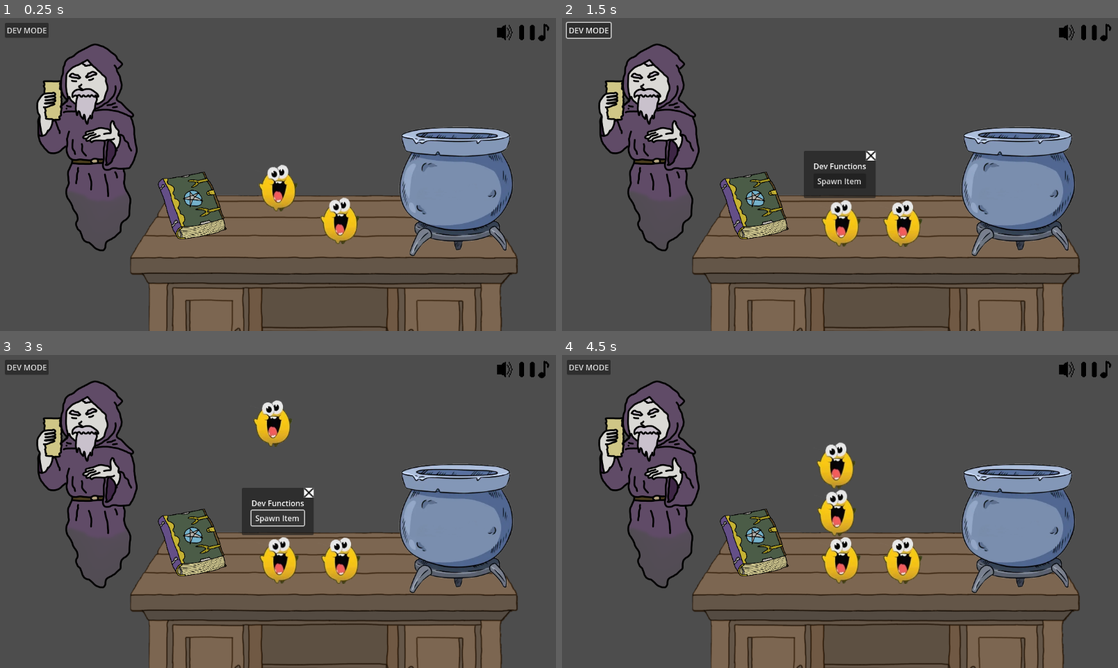
Above: before the commit, frames 1-4 (two rows, left to right).
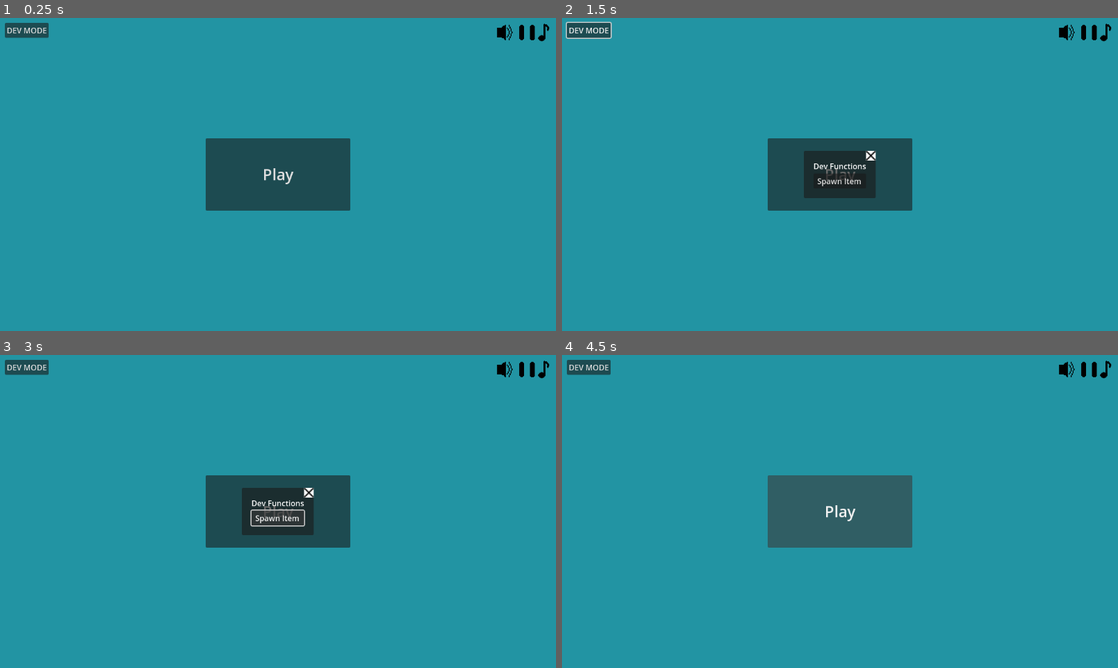
Above: after the commit, the same moments.

Repository: SanchotEm/intern_of_alchemist
Game: Godot game, scene res://Base/main.tscn
The game is run twice, just before and just after one commit, with the same random seed, the same clock (stepped at 60 frames per second) and the same inputs.
Inputs (mouse positions are in pixels of both pictures, inside the frame that each line leads up to):
- Up to frame 1 (0.25 s): no input
- Up to frame 2 (1.5 s): click "DEV MODE" at 0.5 s; click (1067, 33) at 1.25 s
- Up to frame 3 (3 s): click (528, 370) at 2 s; click (278, 511) at 2.75 s, where only the run after the commit has a clickable "Play"
- Up to frame 4 (4.5 s): click (840, 511) at 3.5 s, where only the run after the commit has a clickable "Play"; click (873, 492) at 4.25 s

The runs differ from the first frame. In frame 1, 100% of the frame differs, in the area x 0-100%, y 0-100%; in frame 2, 98%; in frame 3, 98%; in frame 4, 100%.

Commit message:
stats, achievements, and menu
all sorts of new fun toys to play with

Diff:
--- a/Base/MusicPlayer.gd
+++ b/Base/MusicPlayer.gd
@@ -2,6 +2,8 @@
 extends AudioStreamPlayer
 
 func _ready() -> void:
+	await SignalBus.volume_system_ready
+	play()
 	SignalBus.play_pause_music_toggled.connect(_on_play_pause_toggled)
 	SignalBus.emit_signal("music_playback_changed", playing)
 
--- /dev/null
+++ b/Base/achievements/achievement_resource.gd
@@ -0,0 +1,9 @@
+class_name AchievementResource
+extends Resource
+
+@export var id: String = ""
+@export var title: String = ""
+@export var description: String = ""
+@export var trigger_event: String = "" # The event that can unlock this
+@export var required_stat: String = "" # Optional stat to check
+@export var required_stat_value: int = 1
--- /dev/null
+++ b/Base/achievements/achievement_resource.tres
@@ -0,0 +1,12 @@
+[gd_resource type="Resource" script_class="AchievementResource" load_steps=2 format=3 uid="uid://cnkgyh4c7cbtg"]
+
+[ext_resource type="Script" uid="uid://dyyr6l2j38vyf" path="res://Base/achievements/achievement_resource.gd" id="1_g8c0r"]
+
+[resource]
+script = ExtResource("1_g8c0r")
+id = ""
+title = ""
+description = ""
+trigger_event = ""
+required_stat = ""
+required_stat_value = 1
--- /dev/null
+++ b/Base/achievements/item_collector.tres
@@ -0,0 +1,13 @@
+[gd_resource type="Resource" script_class="AchievementResource" load_steps=2 format=3 uid="uid://cpshq0erlet0j"]
+
+[ext_resource type="Script" uid="uid://dyyr6l2j38vyf" path="res://Base/achievements/achievement_resource.gd" id="1_5c1yw"]
+
+[resource]
+script = ExtResource("1_5c1yw")
+id = "item_collector"
+title = "Item Collector"
+description = "Picked up 10 items"
+trigger_event = "items_picked_up"
+required_stat = "items_picked_up"
+required_stat_value = 10
+metadata/_custom_type_script = "uid://dyyr6l2j38vyf"
--- a/Base/main.tscn
+++ b/Base/main.tscn
@@ -20,12 +20,13 @@
 [ext_resource type="Texture2D" uid="uid://b84yt3uailgu2" path="res://Resources/Icons/XButtonSprite-0001.png" id="12_wxmdi"]
 [ext_resource type="PackedScene" uid="uid://be26rmrpdq3hi" path="res://UI/Recipes/RecipesInGrimoire.tscn" id="13_7nedf"]
 [ext_resource type="Texture2D" uid="uid://c1hsar2u0e2rg" path="res://Resources/Icons/PauseButtonSprite-0002.png" id="13_gj25o"]
-[ext_resource type="Script" uid="uid://bvlij08oj17xg" path="res://UI/RecipesGridContainer.gd" id="13_l6o11"]
+[ext_resource type="Script" path="res://UI/RecipesGridContainer.gd" id="13_l6o11"]
 [ext_resource type="Script" uid="uid://cehqcenuffuh8" path="res://UI/DevModeControl.gd" id="14_4dgd5"]
 [ext_resource type="Script" uid="uid://c41kgvuuck1eu" path="res://UI/MusicControl.gd" id="14_48dpn"]
 [ext_resource type="Texture2D" uid="uid://bcwmfvlut2sau" path="res://Resources/Icons/MusicIconSprite-0004.png" id="14_oqvj5"]
 [ext_resource type="Texture2D" uid="uid://b6cdhvw3ftbos" path="res://Resources/Scrolls/wide.png" id="15_7ly7r"]
 [ext_resource type="Script" uid="uid://r0wv7h8mkyxp" path="res://Base/DevModeCenterContainer.gd" id="24_4dgd5"]
+[ext_resource type="Script" uid="uid://g3trio6l0800" path="res://UI/MainMenu.gd" id="27_l6o11"]
 
 [sub_resource type="AudioStreamPolyphonic" id="AudioStreamPolyphonic_6c3lq"]
 
@@ -46,7 +47,6 @@
 [node name="MusicPlayer" type="AudioStreamPlayer" parent="."]
 unique_name_in_owner = true
 stream = ExtResource("2_ekk2t")
-autoplay = true
 bus = &"Music"
 parameters/looping = true
 script = ExtResource("3_fx5w4")
@@ -222,9 +222,11 @@
 script = ExtResource("13_l6o11")
 
 [node name="RecipePanelContainer" parent="UI/ScrollUIControl/ScrollMarginContainer/ScrollBackgroundTexture/MarginContainer/VBoxContainer/ScrollContainer/RecipesGridContainer" instance=ExtResource("13_7nedf")]
+custom_minimum_size = Vector2(300, 125)
 layout_mode = 2
 
 [node name="RecipePanelContainer2" parent="UI/ScrollUIControl/ScrollMarginContainer/ScrollBackgroundTexture/MarginContainer/VBoxContainer/ScrollContainer/RecipesGridContainer" instance=ExtResource("13_7nedf")]
+custom_minimum_size = Vector2(300, 125)
 layout_mode = 2
 
 [node name="ScrollXButton" type="TextureButton" parent="UI/ScrollUIControl"]
@@ -237,45 +239,78 @@
 scale = Vector2(0.75, 0.75)
 texture_normal = ExtResource("12_wxmdi")
 
-[node name="MarginContainer" type="MarginContainer" parent="UI"]
+[node name="MainMenu" type="Control" parent="UI"]
+layout_mode = 3
+anchors_preset = 15
+anchor_right = 1.0
+anchor_bottom = 1.0
+grow_horizontal = 2
+grow_vertical = 2
+script = ExtResource("27_l6o11")
+
+[node name="ColorRect" type="ColorRect" parent="UI/MainMenu"]
+layout_mode = 1
+anchors_preset = 15
+anchor_right = 1.0
+anchor_bottom = 1.0
+grow_horizontal = 2
+grow_vertical = 2
+color = Color(0.133884, 0.580968, 0.640417, 1)
+
+[node name="CenterContainer" type="CenterContainer" parent="UI/MainMenu"]
+layout_mode = 1
+anchors_preset = 15
+anchor_right = 1.0
+anchor_bottom = 1.0
+grow_horizontal = 2
+grow_vertical = 2
+
+[node name="PlayButton" type="Button" parent="UI/MainMenu/CenterContainer"]
+unique_name_in_owner = true
+custom_minimum_size = Vector2(300, 150)
+layout_mode = 2
+theme_override_font_sizes/font_size = 32
+text = "Play"
+
+[node name="TopBarUIMarginContainer" type="MarginContainer" parent="UI"]
 anchors_preset = 10
 anchor_right = 1.0
-offset_bottom = 20.0
+offset_bottom = 60.0
 grow_horizontal = 2
 theme_override_constants/margin_left = 10
 theme_override_constants/margin_top = 10
 theme_override_constants/margin_right = 10
 theme_override_constants/margin_bottom = 10
 
-[node name="VBoxContainer" type="VBoxContainer" parent="UI/MarginContainer"]
-layout_mode = 2
-
-[node name="TopBarUIContainer" type="HBoxContainer" parent="UI/MarginContainer/VBoxContainer"]
+[node name="VBoxContainer" type="VBoxContainer" parent="UI/TopBarUIMarginContainer"]
+layout_mode = 2
+
+[node name="TopBarUIContainer" type="HBoxContainer" parent="UI/TopBarUIMarginContainer/VBoxContainer"]
 layout_mode = 2
 size_flags_horizontal = 3
 size_flags_vertical = 6
 theme_override_constants/separation = 10
 alignment = 2
 
-[node name="DevMoveControl" type="Control" parent="UI/MarginContainer/VBoxContainer/TopBarUIContainer"]
+[node name="DevMoveControl" type="Control" parent="UI/TopBarUIMarginContainer/VBoxContainer/TopBarUIContainer"]
 layout_mode = 2
 size_flags_horizontal = 2
 script = ExtResource("14_4dgd5")
 
-[node name="DevModeButton" type="Button" parent="UI/MarginContainer/VBoxContainer/TopBarUIContainer/DevMoveControl"]
+[node name="DevModeButton" type="Button" parent="UI/TopBarUIMarginContainer/VBoxContainer/TopBarUIContainer/DevMoveControl"]
 unique_name_in_owner = true
 layout_mode = 0
 offset_right = 8.0
 offset_bottom = 8.0
 text = "DEV MODE"
 
-[node name="VolumeControl" type="Control" parent="UI/MarginContainer/VBoxContainer/TopBarUIContainer"]
+[node name="VolumeControl" type="Control" parent="UI/TopBarUIMarginContainer/VBoxContainer/TopBarUIContainer"]
 custom_minimum_size = Vector2(32, 32)
 layout_mode = 2
 size_flags_vertical = 4
 script = ExtResource("4_otdql")
 
-[node name="VolumeButton" type="TextureButton" parent="UI/MarginContainer/VBoxContainer/TopBarUIContainer/VolumeControl"]
+[node name="VolumeButton" type="TextureButton" parent="UI/TopBarUIMarginContainer/VBoxContainer/TopBarUIContainer/VolumeControl"]
 unique_name_in_owner = true
 custom_minimum_size = Vector2(32, 32)
 layout_mode = 1
@@ -291,7 +326,7 @@
 texture_normal = ExtResource("4_1h10i")
 texture_pressed = ExtResource("5_swbce")
 
-[node name="VBoxContainer" type="VBoxContainer" parent="UI/MarginContainer/VBoxContainer/TopBarUIContainer/VolumeControl/VolumeButton"]
+[node name="VBoxContainer" type="VBoxContainer" parent="UI/TopBarUIMarginContainer/VBoxContainer/TopBarUIContainer/VolumeControl/VolumeButton"]
 layout_mode = 1
 anchors_preset = 1
 anchor_left = 1.0
@@ -304,90 +339,89 @@
 mouse_filter = 2
 alignment = 1
 
-[node name="VolumeSlidersHBoxContainer" type="HBoxContainer" parent="UI/MarginContainer/VBoxContainer/TopBarUIContainer/VolumeControl/VolumeButton/VBoxContainer"]
-unique_name_in_owner = true
-visible = false
+[node name="VolumeSlidersHBoxContainer" type="HBoxContainer" parent="UI/TopBarUIMarginContainer/VBoxContainer/TopBarUIContainer/VolumeControl/VolumeButton/VBoxContainer"]
+unique_name_in_owner = true
 layout_mode = 2
 size_flags_horizontal = 4
 theme_override_constants/separation = 10
 
-[node name="PanelContainer" type="PanelContainer" parent="UI/MarginContainer/VBoxContainer/TopBarUIContainer/VolumeControl/VolumeButton/VBoxContainer/VolumeSlidersHBoxContainer"]
-layout_mode = 2
-
-[node name="VBoxContainer" type="VBoxContainer" parent="UI/MarginContainer/VBoxContainer/TopBarUIContainer/VolumeControl/VolumeButton/VBoxContainer/VolumeSlidersHBoxContainer/PanelContainer"]
+[node name="PanelContainer" type="PanelContainer" parent="UI/TopBarUIMarginContainer/VBoxContainer/TopBarUIContainer/VolumeControl/VolumeButton/VBoxContainer/VolumeSlidersHBoxContainer"]
+layout_mode = 2
+
+[node name="VBoxContainer" type="VBoxContainer" parent="UI/TopBarUIMarginContainer/VBoxContainer/TopBarUIContainer/VolumeControl/VolumeButton/VBoxContainer/VolumeSlidersHBoxContainer/PanelContainer"]
 custom_minimum_size = Vector2(70, 24)
 layout_mode = 2
 
-[node name="MainLabel" type="Label" parent="UI/MarginContainer/VBoxContainer/TopBarUIContainer/VolumeControl/VolumeButton/VBoxContainer/VolumeSlidersHBoxContainer/PanelContainer/VBoxContainer"]
+[node name="MainLabel" type="Label" parent="UI/TopBarUIMarginContainer/VBoxContainer/TopBarUIContainer/VolumeControl/VolumeButton/VBoxContainer/VolumeSlidersHBoxContainer/PanelContainer/VBoxContainer"]
 layout_mode = 2
 size_flags_horizontal = 4
 text = "Main"
 
-[node name="MainVolumeVSlider" type="VSlider" parent="UI/MarginContainer/VBoxContainer/TopBarUIContainer/VolumeControl/VolumeButton/VBoxContainer/VolumeSlidersHBoxContainer/PanelContainer/VBoxContainer"]
+[node name="MainVolumeVSlider" type="VSlider" parent="UI/TopBarUIMarginContainer/VBoxContainer/TopBarUIContainer/VolumeControl/VolumeButton/VBoxContainer/VolumeSlidersHBoxContainer/PanelContainer/VBoxContainer"]
 unique_name_in_owner = true
 custom_minimum_size = Vector2(0, 100)
 layout_mode = 2
 size_flags_horizontal = 4
 value = 50.0
 
-[node name="PanelContainer2" type="PanelContainer" parent="UI/MarginContainer/VBoxContainer/TopBarUIContainer/VolumeControl/VolumeButton/VBoxContainer/VolumeSlidersHBoxContainer"]
-layout_mode = 2
-
-[node name="VBoxContainer2" type="VBoxContainer" parent="UI/MarginContainer/VBoxContainer/TopBarUIContainer/VolumeControl/VolumeButton/VBoxContainer/VolumeSlidersHBoxContainer/PanelContainer2"]
+[node name="PanelContainer2" type="PanelContainer" parent="UI/TopBarUIMarginContainer/VBoxContainer/TopBarUIContainer/VolumeControl/VolumeButton/VBoxContainer/VolumeSlidersHBoxContainer"]
+layout_mode = 2
+
+[node name="VBoxContainer2" type="VBoxContainer" parent="UI/TopBarUIMarginContainer/VBoxContainer/TopBarUIContainer/VolumeControl/VolumeButton/VBoxContainer/VolumeSlidersHBoxContainer/PanelContainer2"]
 custom_minimum_size = Vector2(70, 24)
 layout_mode = 2
 
-[node name="SFXLabel" type="Label" parent="UI/MarginContainer/VBoxContainer/TopBarUIContainer/VolumeControl/VolumeButton/VBoxContainer/VolumeSlidersHBoxContainer/PanelContainer2/VBoxContainer2"]
+[node name="SFXLabel" type="Label" parent="UI/TopBarUIMarginContainer/VBoxContainer/TopBarUIContainer/VolumeControl/VolumeButton/VBoxContainer/VolumeSlidersHBoxContainer/PanelContainer2/VBoxContainer2"]
 layout_mode = 2
 size_flags_horizontal = 4
 text = "SFX"
 
-[node name="SFXVolumeVSlider" type="VSlider" parent="UI/MarginContainer/VBoxContainer/TopBarUIContainer/VolumeControl/VolumeButton/VBoxContainer/VolumeSlidersHBoxContainer/PanelContainer2/VBoxContainer2"]
+[node name="SFXVolumeVSlider" type="VSlider" parent="UI/TopBarUIMarginContainer/VBoxContainer/TopBarUIContainer/VolumeControl/VolumeButton/VBoxContainer/VolumeSlidersHBoxContainer/PanelContainer2/VBoxContainer2"]
 unique_name_in_owner = true
 custom_minimum_size = Vector2(0, 100)
 layout_mode = 2
 size_flags_horizontal = 4
 value = 50.0
 
-[node name="PanelContainer3" type="PanelContainer" parent="UI/MarginContainer/VBoxContainer/TopBarUIContainer/VolumeControl/VolumeButton/VBoxContainer/VolumeSlidersHBoxContainer"]
-layout_mode = 2
-
-[node name="VBoxContainer3" type="VBoxContainer" parent="UI/MarginContainer/VBoxContainer/TopBarUIContainer/VolumeControl/VolumeButton/VBoxContainer/VolumeSlidersHBoxContainer/PanelContainer3"]
+[node name="PanelContainer3" type="PanelContainer" parent="UI/TopBarUIMarginContainer/VBoxContainer/TopBarUIContainer/VolumeControl/VolumeButton/VBoxContainer/VolumeSlidersHBoxContainer"]
+layout_mode = 2
+
+[node name="VBoxContainer3" type="VBoxContainer" parent="UI/TopBarUIMarginContainer/VBoxContainer/TopBarUIContainer/VolumeControl/VolumeButton/VBoxContainer/VolumeSlidersHBoxContainer/PanelContainer3"]
 custom_minimum_size = Vector2(70, 24)
 layout_mode = 2
 
-[node name="NarratorLabel" type="Label" parent="UI/MarginContainer/VBoxContainer/TopBarUIContainer/VolumeControl/VolumeButton/VBoxContainer/VolumeSlidersHBoxContainer/PanelContainer3/VBoxContainer3"]
+[node name="NarratorLabel" type="Label" parent="UI/TopBarUIMarginContainer/VBoxContainer/TopBarUIContainer/VolumeControl/VolumeButton/VBoxContainer/VolumeSlidersHBoxContainer/PanelContainer3/VBoxContainer3"]
 layout_mode = 2
 size_flags_horizontal = 4
 text = "Narrator"
 
-[node name="NarratorVolumeVSlider" type="VSlider" parent="UI/MarginContainer/VBoxContainer/TopBarUIContainer/VolumeControl/VolumeButton/VBoxContainer/VolumeSlidersHBoxContainer/PanelContainer3/VBoxContainer3"]
+[node name="NarratorVolumeVSlider" type="VSlider" parent="UI/TopBarUIMarginContainer/VBoxContainer/TopBarUIContainer/VolumeControl/VolumeButton/VBoxContainer/VolumeSlidersHBoxContainer/PanelContainer3/VBoxContainer3"]
 unique_name_in_owner = true
 custom_minimum_size = Vector2(0, 100)
 layout_mode = 2
 size_flags_horizontal = 4
 value = 50.0
 
-[node name="PanelContainer4" type="PanelContainer" parent="UI/MarginContainer/VBoxContainer/TopBarUIContainer/VolumeControl/VolumeButton/VBoxContainer/VolumeSlidersHBoxContainer"]
-layout_mode = 2
-
-[node name="VBoxContainer3" type="VBoxContainer" parent="UI/MarginContainer/VBoxContainer/TopBarUIContainer/VolumeControl/VolumeButton/VBoxContainer/VolumeSlidersHBoxContainer/PanelContainer4"]
+[node name="PanelContainer4" type="PanelContainer" parent="UI/TopBarUIMarginContainer/VBoxContainer/TopBarUIContainer/VolumeControl/VolumeButton/VBoxContainer/VolumeSlidersHBoxContainer"]
+layout_mode = 2
+
+[node name="VBoxContainer3" type="VBoxContainer" parent="UI/TopBarUIMarginContainer/VBoxContainer/TopBarUIContainer/VolumeControl/VolumeButton/VBoxContainer/VolumeSlidersHBoxContainer/PanelContainer4"]
 custom_minimum_size = Vector2(70, 24)
 layout_mode = 2
 
-[node name="MusicLabel" type="Label" parent="UI/MarginContainer/VBoxContainer/TopBarUIContainer/VolumeControl/VolumeButton/VBoxContainer/VolumeSlidersHBoxContainer/PanelContainer4/VBoxContainer3"]
+[node name="MusicLabel" type="Label" parent="UI/TopBarUIMarginContainer/VBoxContainer/TopBarUIContainer/VolumeControl/VolumeButton/VBoxContainer/VolumeSlidersHBoxContainer/PanelContainer4/VBoxContainer3"]
 layout_mode = 2
 size_flags_horizontal = 4
 text = "Music"
 
-[node name="MusicVolumeVSlider" type="VSlider" parent="UI/MarginContainer/VBoxContainer/TopBarUIContainer/VolumeControl/VolumeButton/VBoxContainer/VolumeSlidersHBoxContainer/PanelContainer4/VBoxContainer3"]
+[node name="MusicVolumeVSlider" type="VSlider" parent="UI/TopBarUIMarginContainer/VBoxContainer/TopBarUIContainer/VolumeControl/VolumeButton/VBoxContainer/VolumeSlidersHBoxContainer/PanelContainer4/VBoxContainer3"]
 unique_name_in_owner = true
 custom_minimum_size = Vector2(0, 100)
 layout_mode = 2
 size_flags_horizontal = 4
 value = 50.0
 
-[node name="HelpControl" type="Control" parent="UI/MarginContainer/VBoxContainer/TopBarUIContainer"]
+[node name="HelpControl" type="Control" parent="UI/TopBarUIMarginContainer/VBoxContainer/TopBarUIContainer"]
 visible = false
 custom_minimum_size = Vector2(32, 32)
 layout_mode = 2
@@ -395,7 +429,7 @@
 size_flags_vertical = 4
 script = ExtResource("7_u7upk")
 
-[node name="HelpButton" type="TextureButton" parent="UI/MarginContainer/VBoxContainer/TopBarUIContainer/HelpControl"]
+[node name="HelpButton" type="TextureButton" parent="UI/TopBarUIMarginContainer/VBoxContainer/TopBarUIContainer/HelpControl"]
 unique_name_in_owner = true
 custom_minimum_size = Vector2(32, 32)
 layout_mode = 2
@@ -407,14 +441,14 @@
 texture_pressed = ExtResource("8_u7upk")
 stretch_mode = 3
 
-[node name="MusicControl" type="Control" parent="UI/MarginContainer/VBoxContainer/TopBarUIContainer"]
+[node name="MusicControl" type="Control" parent="UI/TopBarUIMarginContainer/VBoxContainer/TopBarUIContainer"]
 custom_minimum_size = Vector2(70, 40)
 layout_mode = 2
 size_flags_horizontal = 4
 size_flags_vertical = 4
 script = ExtResource("14_48dpn")
 
-[node name="MarginContainer" type="MarginContainer" parent="UI/MarginContainer/VBoxContainer/TopBarUIContainer/MusicControl"]
+[node name="MarginContainer" type="MarginContainer" parent="UI/TopBarUIMarginContainer/VBoxContainer/TopBarUIContainer/MusicControl"]
 layout_mode = 2
 offset_left = -4.0
 offset_right = 74.0
@@ -424,33 +458,33 @@
 theme_override_constants/margin_right = 2
 theme_override_constants/margin_bottom = 2
 
-[node name="HBoxContainer" type="HBoxContainer" parent="UI/MarginContainer/VBoxContainer/TopBarUIContainer/MusicControl/MarginContainer"]
+[node name="HBoxContainer" type="HBoxContainer" parent="UI/TopBarUIMarginContainer/VBoxContainer/TopBarUIContainer/MusicControl/MarginContainer"]
 layout_mode = 2
 theme_override_constants/separation = 5
 
-[node name="PausePlayMusicButton" type="TextureButton" parent="UI/MarginContainer/VBoxContainer/TopBarUIContainer/MusicControl/MarginContainer/HBoxContainer"]
+[node name="PausePlayMusicButton" type="TextureButton" parent="UI/TopBarUIMarginContainer/VBoxContainer/TopBarUIContainer/MusicControl/MarginContainer/HBoxContainer"]
 unique_name_in_owner = true
 layout_mode = 2
 size_flags_vertical = 4
 texture_normal = ExtResource("13_gj25o")
 
-[node name="TextureRect" type="TextureRect" parent="UI/MarginContainer/VBoxContainer/TopBarUIContainer/MusicControl/MarginContainer/HBoxContainer"]
+[node name="TextureRect" type="TextureRect" parent="UI/TopBarUIMarginContainer/VBoxContainer/TopBarUIContainer/MusicControl/MarginContainer/HBoxContainer"]
 layout_mode = 2
 texture = ExtResource("14_oqvj5")
 
-[node name="SelectedRecipePanelContainer" type="PanelContainer" parent="UI/MarginContainer/VBoxContainer"]
+[node name="SelectedRecipePanelContainer" type="PanelContainer" parent="UI/TopBarUIMarginContainer/VBoxContainer"]
 visible = false
 layout_mode = 2
 size_flags_horizontal = 8
 
-[node name="VBoxContainer" type="VBoxContainer" parent="UI/MarginContainer/VBoxContainer/SelectedRecipePanelContainer"]
-layout_mode = 2
-
-[node name="Label" type="Label" parent="UI/MarginContainer/VBoxContainer/SelectedRecipePanelContainer/VBoxContainer"]
+[node name="VBoxContainer" type="VBoxContainer" parent="UI/TopBarUIMarginContainer/VBoxContainer/SelectedRecipePanelContainer"]
+layout_mode = 2
+
+[node name="Label" type="Label" parent="UI/TopBarUIMarginContainer/VBoxContainer/SelectedRecipePanelContainer/VBoxContainer"]
 layout_mode = 2
 text = "Selected Recipe: Sleep Potion"
 
-[node name="Label2" type="Label" parent="UI/MarginContainer/VBoxContainer/SelectedRecipePanelContainer/VBoxContainer"]
+[node name="Label2" type="Label" parent="UI/TopBarUIMarginContainer/VBoxContainer/SelectedRecipePanelContainer/VBoxContainer"]
 layout_mode = 2
 text = "Ingredients: Unknown"
 
--- a/Base/player.gd
+++ b/Base/player.gd
@@ -18,6 +18,7 @@
 	hand.attach_to(grabler)
 	hand_status = HandStatus.WITH_ITEM
 	item.current_state = item.ItemStates.HOLDED
+	SignalBus.stat_incremented.emit("items_picked_up",1)
 	pass
 
 func release(_item: Item) -> Item:
--- a/Resources/recipies.json
+++ b/Resources/recipies.json
@@ -35,7 +35,7 @@
 	"tattle_tonic": {
 		"name": "Tattle Tonic",
 		"description": "Catch whispers lurking in the air, if you've got the senses to listen to them!",
-		"icon_path": "res://Resources/Placeholders/Potions-Ingredients/RenamedPotions/Tatle_Tonic.png",
+		"icon_path": "res://Resources/Placeholders/Potions-Ingredients/RenamedPotions/Tattle_Tonic.png",
 		"ui_effects": {
 			"positive": "Can hear narrator's inner thoughts, player will know when narrator is lying.",
 			"negative": "All game audio becomes muffled."
--- /dev/null
+++ b/Singletons/Achievements.gd
@@ -0,0 +1,33 @@
+## Achievement Autoload - Handles loading and unlocking achievements
+extends Node
+
+var achievement_resources: Array[AchievementResource]
+var _unlocked: PackedStringArray = []
+
+func _ready() -> void:
+	_load_achievement_resources()
+	SignalBus.achievement_triggered.connect(_on_achievement_triggered)
+	print("Achievements Ready (Loaded: %d)" % achievement_resources.size())
+
+func _load_achievement_resources() -> void:
+	var dir = DirAccess.open("res://Base/achievements/")
+	if not dir:
+		push_warning("Achievements directory not found")
+		return
+
+	for file in dir.get_files():
+		if file.ends_with(".tres"):
+			var achievement = load(dir.get_current_dir().path_join(file))
+			if achievement is AchievementResource:
+				achievement_resources.append(achievement)
+
+func _on_achievement_triggered(event_id: String) -> void:
+	for achievement in achievement_resources:
+		if not achievement.id in _unlocked and achievement.trigger_event == event_id:
+			if StatTracking.get_stat(achievement.required_stat) >= achievement.required_stat_value:
+				unlock_achievement(achievement.id)
+
+func unlock_achievement(achievement_id: String) -> void:
+	if achievement_id not in _unlocked:
+		_unlocked.append(achievement_id)
+		print("Achievement Unlocked: ", achievement_id)
--- a/Singletons/SignalBus.gd
+++ b/Singletons/SignalBus.gd
@@ -6,5 +6,13 @@
 signal dev_mode_visibility_changed(is_visible: bool)
 
 # --- Music Signals ---
+signal volume_system_ready
 signal play_pause_music_toggled
 signal music_playback_changed(is_playing: bool)
+
+# --- Achievement & Stat Signals ---
+# Signal for any stat change, simply increment by a value
+signal stat_incremented(stat_name: String, value: int)
+
+# Signal for events that might unlock an achievement, simply pass an event id
+signal achievement_triggered(event_id: String)
--- /dev/null
+++ b/Singletons/StatTracking.gd
@@ -0,0 +1,23 @@
+## Stat Tracking Autoload
+# Track various pieces of data we may later use for fun
+extends Node
+
+# Add the new stat here
+var _stats: Dictionary = {
+	"items_picked_up": 0,
+}
+func _ready() -> void:
+	SignalBus.stat_incremented.connect(increment_stat)
+
+# This function is the single source of truth for changing a stat.
+# It can be called directly or by the signal.
+func increment_stat(stat_name: String, value: int = 1) -> void:
+	if _stats.has(stat_name):
+		_stats[stat_name] += value
+		SignalBus.achievement_triggered.emit(stat_name)
+		print("Stat updated %s is now %s" % [stat_name, _stats[stat_name]])
+	else:
+		push_warning("Attempted to increment uninitialized stat '%s'" % stat_name)
+
+func get_stat(stat_name: String) -> int:
+	return _stats.get(stat_name, 0)
--- /dev/null
+++ b/UI/MainMenu.gd
@@ -0,0 +1,13 @@
+## Main Menu Controller
+# Manages the state of the Main Menu.
+extends Control
+
+@onready var play_button: Button = %PlayButton
+
+
+func _ready() -> void:
+	play_button.pressed.connect(_on_play_button_pressed)
+
+
+func _on_play_button_pressed() -> void:
+	hide()
--- a/UI/VolumeControl.gd
+++ b/UI/VolumeControl.gd
@@ -39,6 +39,7 @@
 	volume_sliders.modulate.a = 0.0
 	volume_button.pressed.connect(_on_volume_button_pressed)
 	_setup_sliders()
+	SignalBus.emit_signal("volume_system_ready")
 
 func _on_volume_button_pressed() -> void:
 	sliders_visible = not sliders_visible
--- a/project.godot
+++ b/project.godot
@@ -21,6 +21,8 @@
 Interface="*res://Singletons/interface.gd"
 GameConstants="*res://Singletons/GameConstants.gd"
 SignalBus="*res://Singletons/SignalBus.gd"
+Achievements="*res://Singletons/Achievements.gd"
+StatTracking="*res://Singletons/StatTracking.gd"
 
 [display]
 
Not shown, added: Base/achievements/achievement_resource.gd.uid
Not shown: 1 places in Base/main.tscn that only renumber resources
Not shown, added: Singletons/Achievements.gd.uid
Not shown, added: Singletons/StatTracking.gd.uid
Not shown, added: UI/MainMenu.gd.uid
